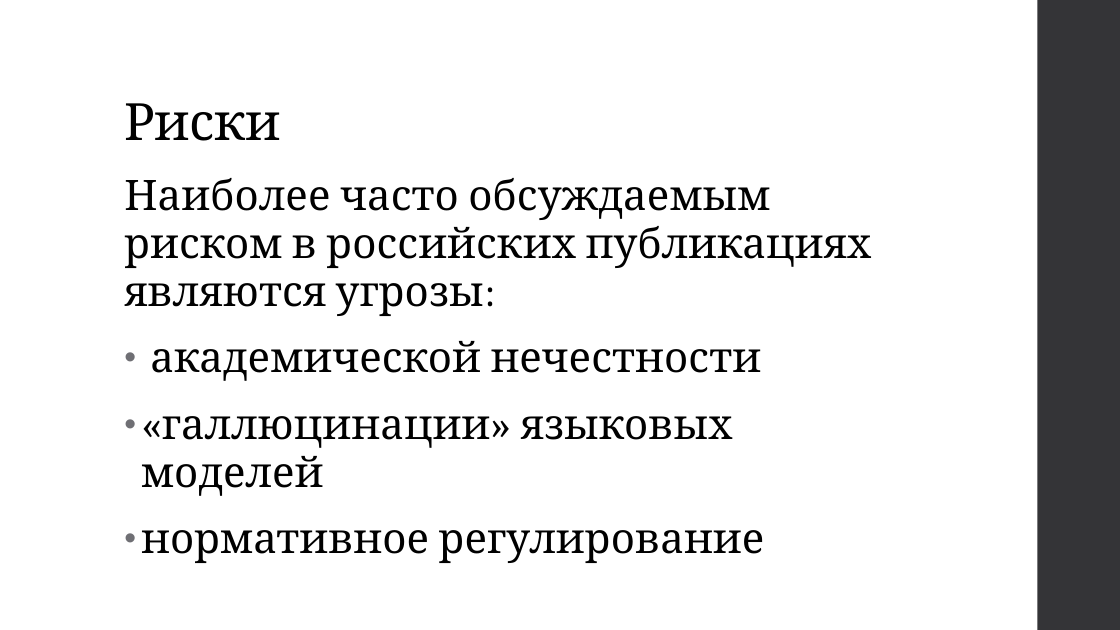
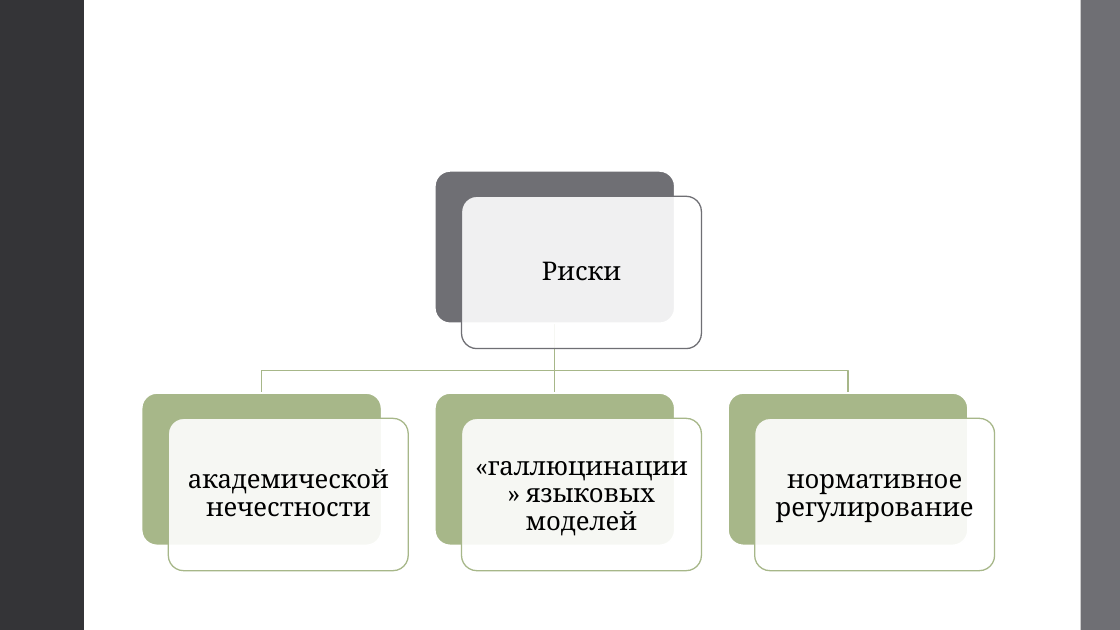
Before and after one commit to AknasMacefg/ITiABD, a slide deck: slide 5 of Курс 3/УНС/ИД23-1_Маслов_АН_УНС.pptx. Drawn at 1120x630 pixels with LibreOffice and Linux fonts; fonts in the diff are those of the drawing. Boxes give left, top, right and bottom in pixels: in the first picture for what was removed or moved away, otherwise in the second. Text is boxed around its words. In the diff, an @@ line names an element or a change of style, - is before the commit and + after.

```diff
--- a/Курс 3/УНС/ИД23-1_Маслов_АН_УНС.pptx
+++ b/Курс 3/УНС/ИД23-1_Маслов_АН_УНС.pptx
@@ rectangle added at bbox=[0, 0, 1120, 630], fill #FFFFFF @@
@@ rectangle added at bbox=[0, 0, 84, 630], fill #353537 @@
@@ rectangle added at bbox=[1081, 0, 1120, 630], fill #6F6F74 @@
@@ text removed at bbox=[124, 178, 872, 563] @@
-Наиболее часто обсуждаемым риском в российских публикациях являются угрозы:
-• академической нечестности
-• «галлюцинации» языковых моделей
-• нормативное регулирование
@@ text "Риски": place and size @@
-text "Риски" at bbox=[124, 103, 280, 141]
+text "Риски" at bbox=[542, 261, 621, 281]
@@ text "Риски" at bbox=[542, 261, 621, 281]: size 44 to 22 pt, letter spacing -0.5 to 0 pt; alignment left to centre; more space between paragraphs; vertical alignment bottom to middle @@
@@ group added at bbox=[142, 171, 996, 571]: 8 rounded rectangles, 3 freeform shapes, 3 texts @@
+академической нечестности
+«галлюцинации» языковых моделей
+нормативное регулирование
```
Also in this commit, not shown: 6 other slides changed.
